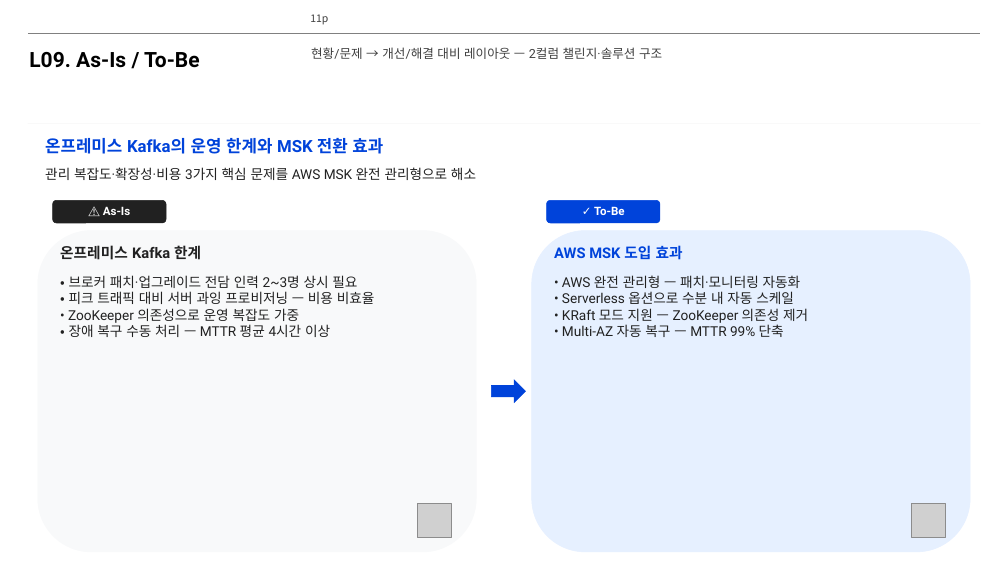
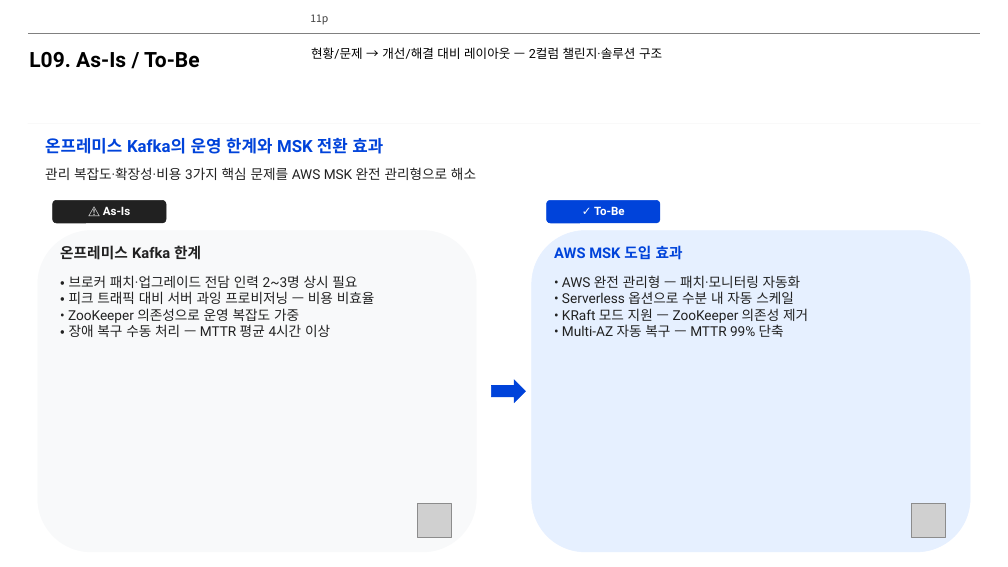
Before and after one commit to lhs6395-hslee/project-steer, a slide deck: slide 11 of results/pptx/AWS_MSK_Expert_Intro.pptx. Drawn at 1008x567 pixels with LibreOffice and Linux fonts; fonts in the diff are those of the drawing; grey boxes stand for pictures; background and template pictures are left out. Boxes give left, top, right and bottom in pixels: in the first picture for what was removed or moved away, otherwise in the second. Text is boxed around its words. In the diff, an @@ line names an element or a change of style, - is before the commit and + after.

```diff
--- a/results/pptx/AWS_MSK_Expert_Intro.pptx
+++ b/results/pptx/AWS_MSK_Expert_Intro.pptx
@@ text "현황/문제 → 개선/해결 대비 레이아웃 ..." at [311, 47, 662, 59]: text colour #404040 to #000000 @@
```
Also in this commit, not shown: 7 other slides changed, 8 slides added, 9 other files.
